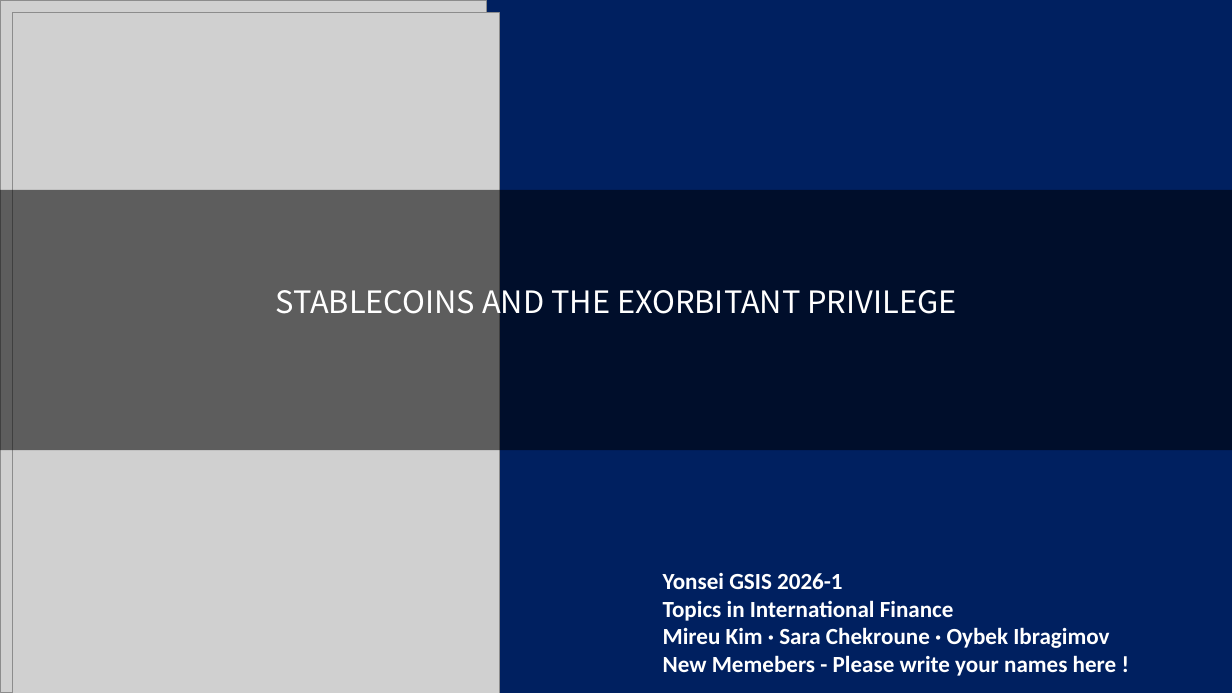
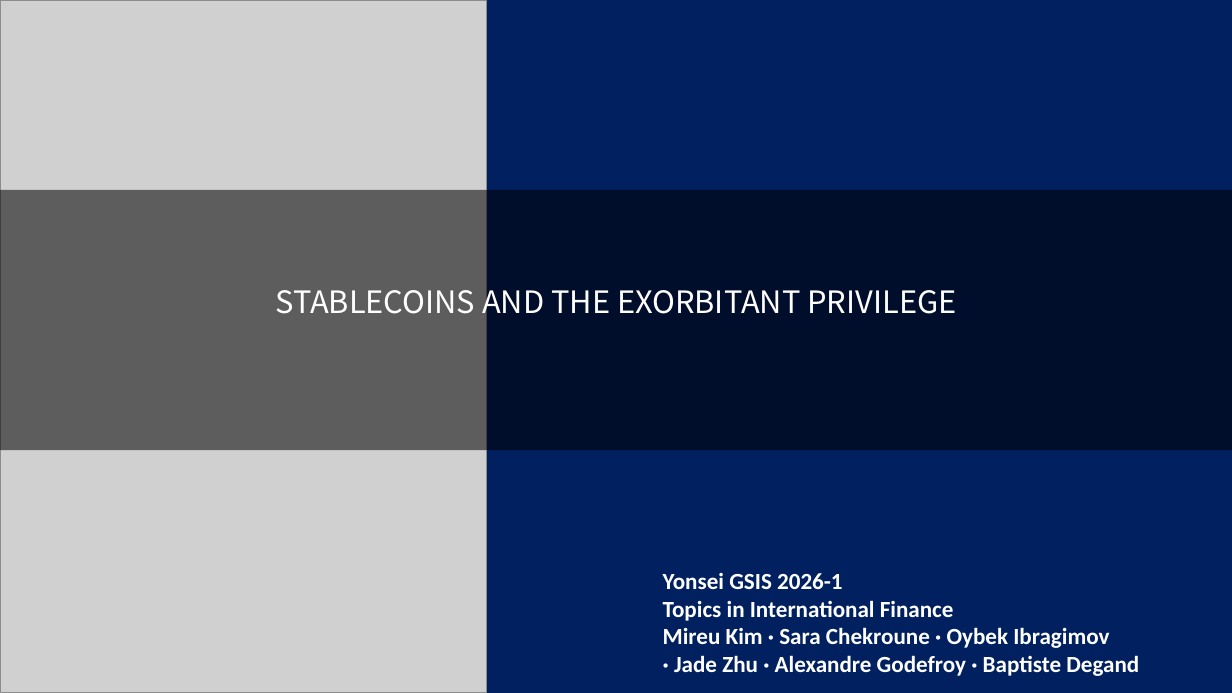
Before and after one commit to kimmireu0921/Stablecoins-and-the-Exorbitant-Privilege, a slide deck: slide 1 of presentations/0519_Stablecoin_Exorbitant_Privilege.pptx. Drawn at 1232x693 pixels with LibreOffice and Linux fonts; fonts in the diff are those of the drawing; grey boxes stand for pictures. Boxes give left, top, right and bottom in pixels: in the first picture for what was removed or moved away, otherwise in the second. Text is boxed around its words. In the diff, an @@ line names an element or a change of style, - is before the commit and + after.

```diff
--- a/presentations/0519_Stablecoin_Exorbitant_Privilege.pptx
+++ b/presentations/0519_Stablecoin_Exorbitant_Privilege.pptx
@@ picture removed at (x1=13, y1=13, x2=499, y2=693) @@
@@ text at (x1=663, y1=627, x2=1139, y2=676): text changed @@
-Mireu Kim · Sara Chekroune · Oybek Ibragimov
-New Memebers - Please write your names here !
+Mireu Kim · Sara Chekroune · Oybek Ibragimov
+· Jade Zhu · Alexandre Godefroy · Baptiste Degand
```
Also in this commit, not shown: 8 other slides changed.
